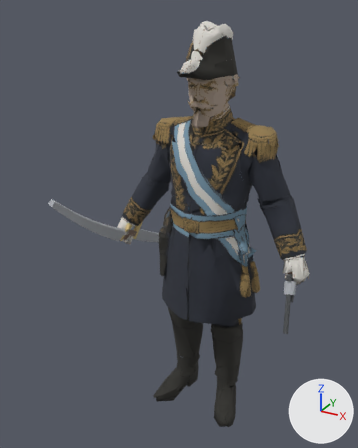
An edit to the glTF model assets/roca/3d/roca_animado.glb, drawn before and after from the same camera.
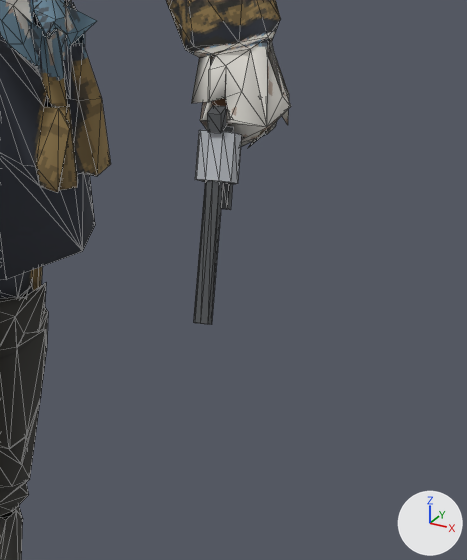
The first picture shows the older version from a camera (50 mm lens) standing at (0.479, -1.02, 1.027) and looking at (-0.065, -0.031, 0.533). The close-ups show the older and then the newer version on the part from 64% to 100% of the width and 55% to 89% of the height of that picture. Only the edits that show in the close-ups are written down. Every picture has the same lights, and +X, +Y and +Z are marked at lower right. The close-ups show mesh edges as thin lines. Where no turn or scale is listed for an object, it has been applied to the vertices. Vertices at exactly the same position are counted once.

The scene before the commit, as lines of its bpy script (objects in view):
```python
me_cylinder_001 = bpy.data.meshes.new('Cylinder.001')
me_cylinder_001.from_pydata(...)  # 68 vertices, 112 faces; spans x -0.0121..0.0261, y -0.101..0.0358, z -0.0936..0.0331
# faces by material slot: [64, 36, 12]
me_cylinder_001.materials.append(mat_hierro)  # dark grey #505255
me_cylinder_001.materials.append(mat_acero)  # grey #adb1b6
me_cylinder_001.materials.append(mat_madera)  # brown #6f4d30
me_tripo_mesh_ea6d6acd_3a75_4cdc_9bd2_ef702f8c3527 = bpy.data.meshes.new('tripo_mesh_ea6d6acd-3a75-4cdc-9bd2-ef702f8c3527')
me_tripo_mesh_ea6d6acd_3a75_4cdc_9bd2_ef702f8c3527.from_pydata(...)  # 1894 vertices, 2381 faces; spans x -0.263..0.263, y -0.138..0.135, z -0.001..0.999
me_tripo_mesh_ea6d6acd_3a75_4cdc_9bd2_ef702f8c3527.materials.append(mat_tripo_material_ea6d6acd_3a75_4cdc_9bd2_ef702f8c3527)  # picture img_color_ea6d6acd_3a75_4cdc_9bd2_ef702f8c3527
ob_pistola = bpy.data.objects.new('pistola', me_cylinder_001)
ob_pistola.location = (0.229, -0.0243, 0.4629)
ob_tripo_node_ea6d6acd_3a75_4cdc_9bd2_ef702f8c3527 = bpy.data.objects.new('tripo_node_ea6d6acd-3a75-4cdc-9bd2-ef702f8c3527', me_tripo_mesh_ea6d6acd_3a75_4cdc_9bd2_ef702f8c3527)
ob_tripo_node_ea6d6acd_3a75_4cdc_9bd2_ef702f8c3527.location = (0.001, 0.0, 0.0)
```
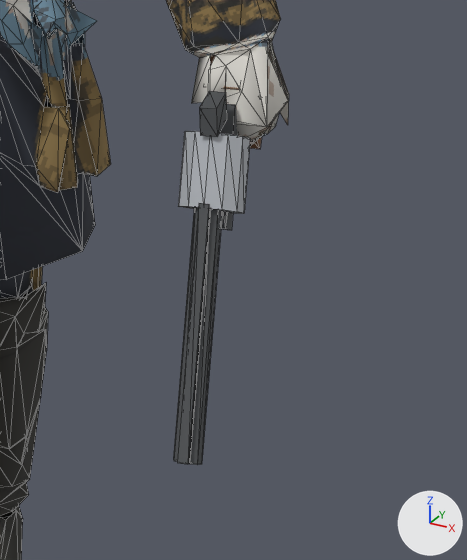
Boxes (x1, y1, x2, y2) around the edits, measured in the close-ups (467 x 560 px; the box of a moved part takes in the faces that stretch with it):
'tripo_node_ea6d6acd-3a75-4cdc-9bd2-ef702f8c3527', reshaped: before (0, 0, 291, 560); after (0, 0, 289, 560)
'pistola', reshaped: before (193, 75, 242, 325); after (173, 55, 262, 465)
part 1 of me_tripo_mesh_ea6d6acd_3a75_4cdc_9bd2_ef702f8c3527, moved or reshaped: before (241, 51, 291, 148); after (247, 53, 288, 146)
part 2 of me_cylinder_001, rebuilt: before (195, 130, 242, 184); after (220, 104, 238, 230)
part 3 of me_cylinder_001, rebuilt: before (212, 75, 228, 110); after (210, 55, 262, 149)
part 4 of me_cylinder_001, added: after (178, 131, 250, 214)
part 5 of me_cylinder_001, added: after (173, 207, 222, 465)
part 6 of me_cylinder_001, deleted: before (207, 105, 227, 133)
part 7 of me_cylinder_001, moved or reshaped: before (193, 126, 234, 325); after (177, 91, 227, 464)

Edits to the bpy script that builds the scene:
```text
Change me_tripo_mesh_ea6d6acd_3a75_4cdc_9bd2_ef702f8c3527:
    used by ob_tripo_node_ea6d6acd_3a75_4cdc_9bd2_ef702f8c3527; location = (0.001, 0.0, 0.0)
    remove me_tripo_mesh_ea6d6acd_3a75_4cdc_9bd2_ef702f8c3527.from_pydata(...)  # 1894 vertices, 2381 faces; spans x -0.263..0.263, y -0.138..0.135, z -0.001..0.999
    add me_tripo_mesh_ea6d6acd_3a75_4cdc_9bd2_ef702f8c3527.from_pydata(...)  # 1885 vertices, 2363 faces; spans x -0.263..0.262, y -0.138..0.135, z -0.001..0.999
    me_tripo_mesh_ea6d6acd_3a75_4cdc_9bd2_ef702f8c3527 part 1
    3 vertices are removed from x 0.218..0.263, y -0.018..-0.007, z 0.446..0.473
    17 faces are deleted
    2 vertices are added at (0.262, -0.024, 0.481), (0.221, -0.016, 0.446)
    13 new faces join them
    other edits to the shape of me_tripo_mesh_ea6d6acd_3a75_4cdc_9bd2_ef702f8c3527 do not show in these pictures
Change me_cylinder_001:
    used by ob_pistola; location = (0.229, -0.0243, 0.4629)
    remove me_cylinder_001.from_pydata(...)  # 68 vertices, 112 faces; spans x -0.0121..0.0261, y -0.101..0.0358, z -0.0936..0.0331
    add me_cylinder_001.from_pydata(...)  # 104 vertices, 172 faces; spans x -0.0193..0.0418, y -0.1587..0.0793, z -0.1563..0.0482
    me_cylinder_001 part 2: the loose piece of 20 vertices spanning x -0.0105..0.02, y -0.0567..-0.0191, z -0.0305..0.0088 is rebuilt with 8 vertices and now spans x -0.0083..0.0194, y -0.063..-0.0047, z -0.0569..0.0183, in mat_hierro (dark grey #505255)
    me_cylinder_001 part 3: the loose piece of 8 vertices spanning x -0.0121..0.0102, y -0.0193..0.0358, z -0.0297..0.0331 is rebuilt with 8 vertices and now spans x -0.0175..0.0137, y -0.0229..0.0559, z -0.0412..0.0482
    me_cylinder_001 part 4: a new loose piece of 24 vertices spanning x -0.017..0.0297, y -0.0788..-0.0211, z -0.0443..0.0147, in mat_acero (grey #adb1b6)
    me_cylinder_001 part 5: a new loose piece of 20 vertices spanning x 0.0011..0.0418, y -0.1546..-0.0604, z -0.1563..-0.0223, in mat_hierro (dark grey #505255)
    me_cylinder_001 part 6: the loose piece of 8 vertices spanning x -0.0041..0.0066, y -0.0454..-0.027, z 0.0061..0.0217 is deleted
    me_cylinder_001 part 7: 24 vertices removed from x -0.0043..0.0261, y -0.101..-0.0099, z -0.0936..0.0022; 28 vertices added at x -0.0062..0.0363, y -0.1587..-0.0313, z -0.1482..0.0326
    other edits to the shape of me_cylinder_001 do not show in these pictures
    add me_cylinder_001.materials.append(mat_bronce)  # yellow #d8c284
```
